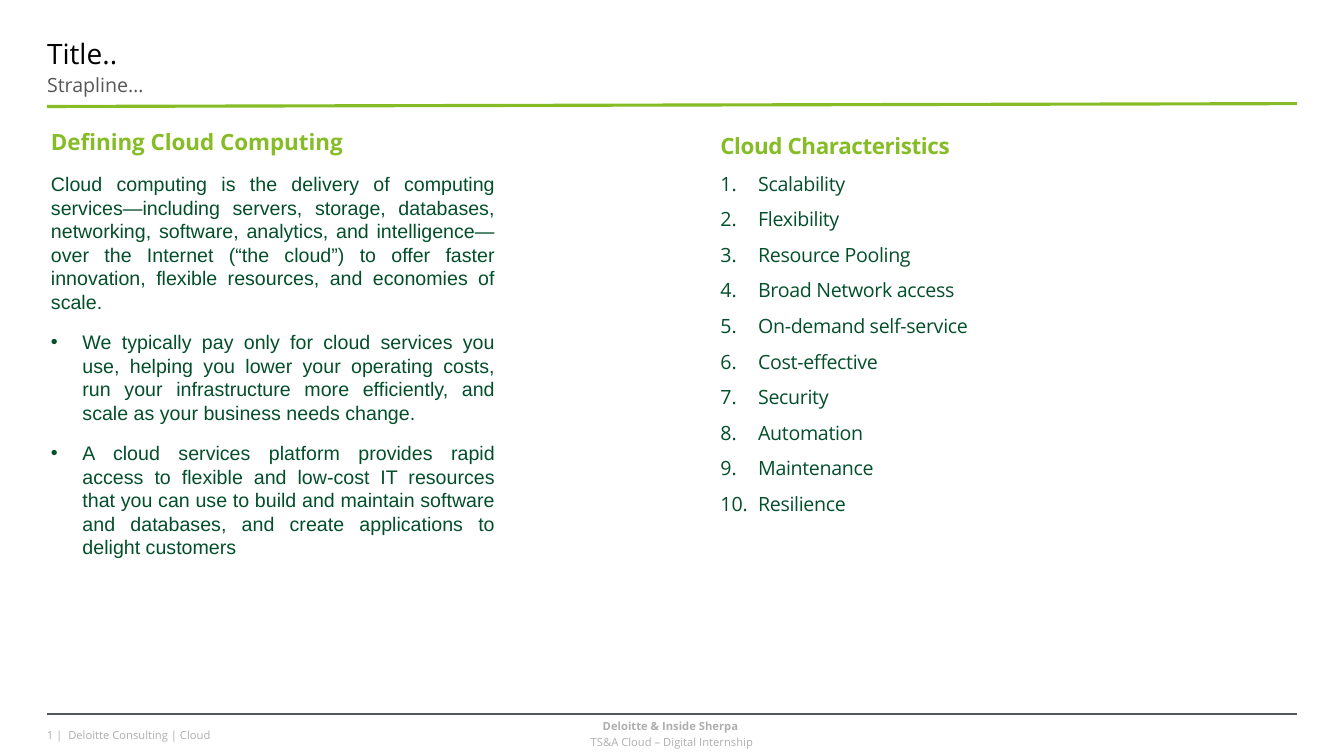
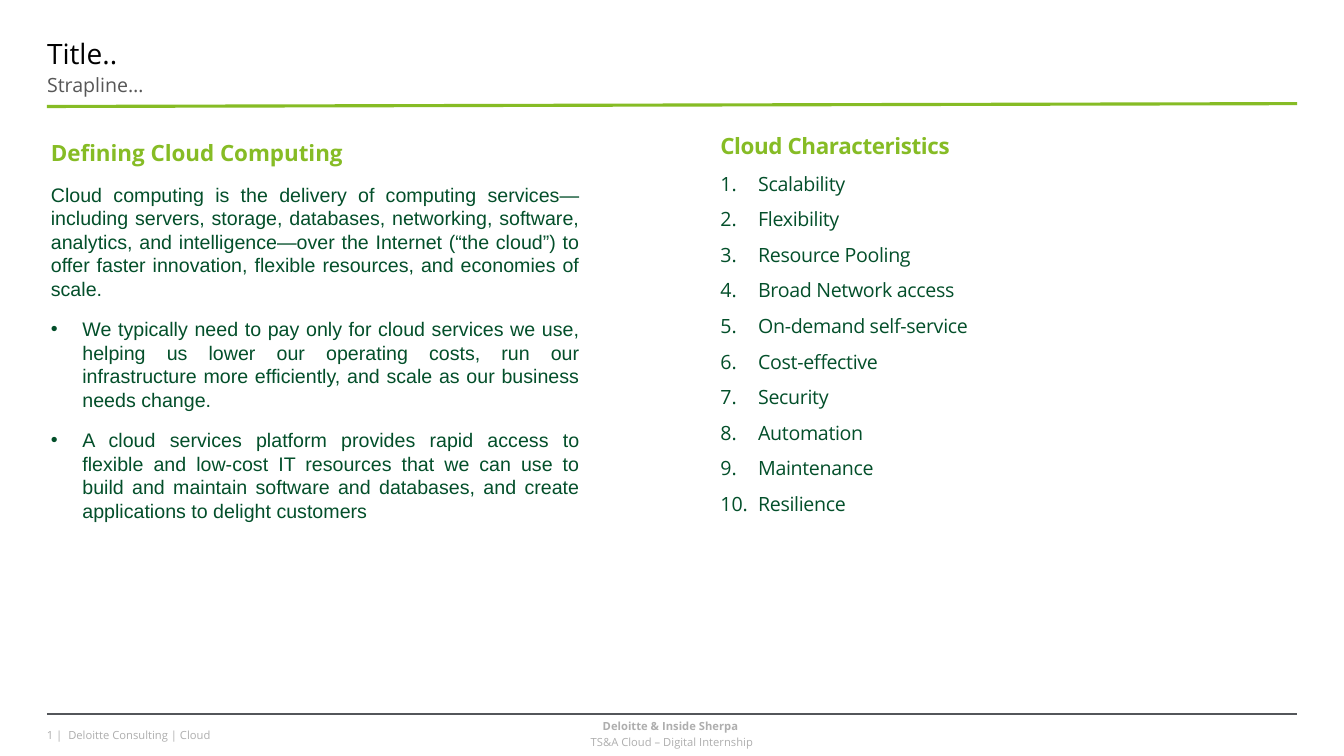
Before and after one commit to Preksha-N/Deloitte-Technology-Consulting-Virtual-Internship, a slide deck: slide 1 of Cloud Engineering/Deloitte Cloud - Task 1 - Understanding Cloud Computing - Template.pptx. Drawn at 1344x756 pixels with LibreOffice and Linux fonts; fonts in the diff are those of the drawing; background and template pictures are left out. Boxes give left, top, right and bottom in pixels: in the first picture for what was removed or moved away, otherwise in the second. Text is boxed around its words. In the diff, an @@ line names an element or a change of style, - is before the commit and + after.

Commit message:
Modification in task1

```diff
--- a/Cloud Engineering/Deloitte Cloud - Task 1 - Understanding Cloud Computing - Template.pptx
+++ b/Cloud Engineering/Deloitte Cloud - Task 1 - Understanding Cloud Computing - Template.pptx
@@ text "Defining Cloud Computing": place and size @@
-text "Defining Cloud Computing" at (51, 133, 495, 558)
+text "Defining Cloud Computing" at (51, 144, 580, 522)
@@ text at (82, 321, 580, 522): text changed @@
-• We typically pay only for cloud services you use, helping you lower your operating costs, run your infrastructure more efficiently, and scale as your business needs change.
-• A cloud services platform provides rapid access to flexible and low-cost IT resources that you can use to build and maintain software and databases, and create applications to delight customers
+• We typically need to pay only for cloud services we use, helping us lower our operating costs, run our infrastructure more efficiently, and scale as our business needs change.
+• A cloud services platform provides rapid access to flexible and low-cost IT resources that we can use to build and maintain software and databases, and create applications to delight customers
```
